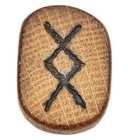
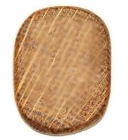
Layered file, before and after one edit (128 × 140). Changes by layer:
added layer "Algiz copy" above "Algiz" over 9, 2, 115, 140
hid "Ingwaz" over 9, 2, 115, 140
